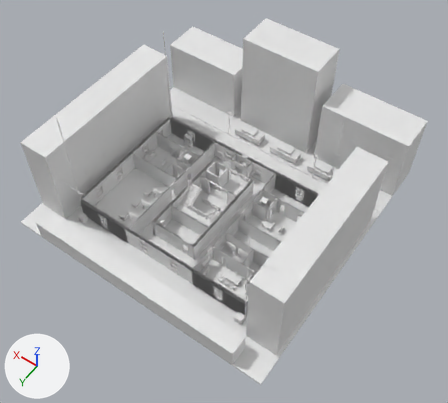
An edit to the glTF model game/assets/building/floor_01.gltf, drawn before and after from the same camera.
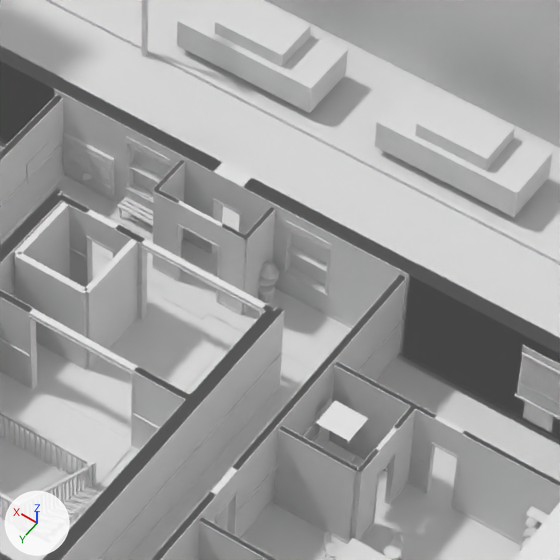
Each version appears first whole from a 50 mm camera at (-32.7, 41.1, 69.9) aimed at (-3.3, 0.0, 5.2), and next in a close-up on the part from 45% to 68% of the width and 31% to 56% of the height. The lights are fixed; the arrows at lower left show +X, +Y and +Z. The first two pictures are the older version. Materials are left out; every surface is plain grey. Objects named as collision shapes, trigger or cutter boxes, shadow casters or lower levels of detail are left out. Vertices at exactly the same position are counted once.

Names of what the first close-up shows: 'F01_floors_floor_oak', 'F01_furnish_ceramic', 'F01_furnish_fx_shadow', 'F01_furnish_linen', 'F01_furnish_plant', 'F01_furniture_asphalt-col', 'F01_furniture_common_brick-col', 'F01_furniture_concrete-col', 'F01_furniture_metal-col', 'F01_slabs-col', 'F01_trim', 'F01_wainscot', 'F01_walls-col', 'F01_walls_conc-col', 'F01_walls_fbrick-col', 'F01_wear_fx_traffic' and 23 more.
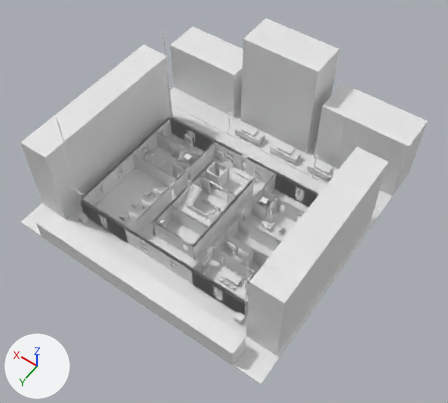
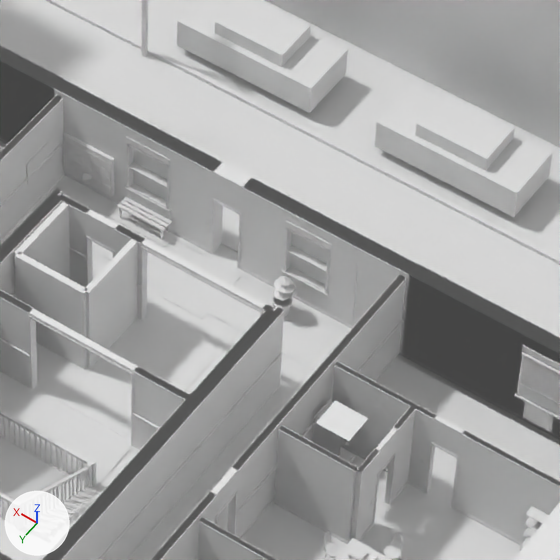
Not visible in the close-ups: 'F01_furnish_book_green', 'F01_furnish_book_navy'.

Patch to the scene script:
```diff
--- a/game/assets/building/floor_01.gltf.py
+++ b/game/assets/building/floor_01.gltf.py
@@ me_f01_furnish_ceramic @@
-me_f01_furnish_ceramic.from_pydata(...)  # 200 vertices, 384 faces; spans x -13.3..13.1, y -9.4..-1.0, z 0.0..0.5
+me_f01_furnish_ceramic.from_pydata(...)  # 859 vertices, 1664 faces; spans x -13.4..13.2, y -9.3..-0.9, z 0.0..0.9
+# me_f01_furnish_ceramic part 1: the loose piece of 50 vertices spanning x -1.8..-1.3, y -9.4..-8.9, z 0.0..0.5 is deleted
+# me_f01_furnish_ceramic part 2: 131 vertices added at x -2.5..-1.9, y -9.3..-8.7, z 0.0..0.5
+# other edits to the shape of me_f01_furnish_ceramic do not show in these pictures
@@ me_f01_furnish_fx_shadow @@
 me_f01_furnish_fx_shadow.from_pydata(...)  # 244 vertices, 122 faces; spans x -13.7..13.8, y -9.7..9.4, z 0.0
+# me_f01_furnish_fx_shadow part 3: the loose piece of 4 vertices spanning x -2.0..-1.1, y -9.6..-8.7, z 0.0 is moved by (-0.6, 0.1, 0.0)
@@ me_f01_furnish_glassish @@
-me_f01_furnish_glassish.from_pydata(...)  # 136 vertices, 244 faces; spans x -13.6..13.6, y -7.0..7.5, z 0.3..1.5
+me_f01_furnish_glassish.from_pydata(...)  # 406 vertices, 732 faces; spans x -13.6..13.6, y -7.0..7.5, z 0.1..1.9
+# me_f01_furnish_glassish part 4: a new loose piece, a box spanning x -6.37..-5.57, y -5.302..-5.288, z 0.12..1.86
+# other edits to the shape of me_f01_furnish_glassish do not show in these pictures
@@ me_f01_furnish_linen @@
-me_f01_furnish_linen.from_pydata(...)  # 106 vertices, 168 faces; spans x -13.6..13.1, y -8.6..8.0, z 0.1..1.9
+me_f01_furnish_linen.from_pydata(...)  # 288 vertices, 456 faces; spans x -13.2..13.1, y -8.6..-2.5, z 0.3..0.5
+# me_f01_furnish_linen part 5: 9 loose pieces with 90 vertices, spanning x -13.6..9.2, y -6.1..8.0, z 0.1..1.9, are deleted
+# other edits to the shape of me_f01_furnish_linen do not show in these pictures
@@ me_f01_furnish_plant @@
-me_f01_furnish_plant.from_pydata(...)  # 368 vertices, 672 faces; spans x -13.4..13.2, y -9.5..-0.9, z 0.3..1.4
+me_f01_furnish_plant.from_pydata(...)  # 368 vertices, 672 faces; spans x -13.4..13.2, y -9.3..-0.9, z 0.3..1.4
+# me_f01_furnish_plant part 6: the loose piece of 26 vertices spanning x -1.9..-1.4, y -9.5..-8.8, z 0.7..1.0 is moved by (-0.6, 0.2, 0.0)
+# me_f01_furnish_plant part 7: the loose piece of 26 vertices spanning x -1.9..-1.3, y -9.4..-8.9, z 0.9..1.2 is moved by (-0.6, 0.2, 0.0)
+# me_f01_furnish_plant part 8: the loose piece of 26 vertices spanning x -1.8..-1.4, y -9.3..-9.0, z 1.1..1.4 is moved by (-0.6, 0.2, 0.0)
+# other edits to the shape of me_f01_furnish_plant do not show in these pictures
@@ me_f01_trim @@
-me_f01_trim.from_pydata(...)  # 2072 vertices, 3480 faces; spans x -14.0..14.0, y -10.0..10.0, z 0.0..3.2
+me_f01_trim.from_pydata(...)  # 1988 vertices, 3348 faces; spans x -14.0..14.0, y -10.0..10.0, z 0.0..3.2
+# me_f01_trim part 9: 9 loose pieces with 84 vertices, spanning x -1.5..1.5, y -9.6..-8.3, z 0.0..3.0, are deleted
@@ me_f01_walls_col @@
-me_f01_walls_col.from_pydata(...)  # 444 vertices, 768 faces; spans x -13.6..13.6, y -9.6..9.6, z 0.0..3.0
+me_f01_walls_col.from_pydata(...)  # 408 vertices, 708 faces; spans x -13.6..13.6, y -9.6..9.6, z 0.0..3.0
+# me_f01_walls_col part 10: the loose piece of 20 vertices spanning x -1.4..1.4, y -8.4..-8.3, z 0.0..3.0 is deleted
+# me_f01_walls_col part 11: the loose piece of 8 vertices spanning x -1.5..-1.3, y -9.6..-8.4, z 0.0..3.0 is deleted
+# me_f01_walls_col part 12: the loose piece of 8 vertices spanning x 1.3..1.5, y -9.6..-8.4, z 0.0..3.0 is deleted
@@ ob_f01_furnish_book_ochre @@
+ob_f01_furnish_book_ochre = bpy.data.objects.new('F01_furnish_book_ochre', me_f01_furnish_book_ochre)  # 272 vertices, 408 faces; spans x -12.4..11.5, y -6.1..-1.2, z 0.1..1.7
+ob_f01_furnish_book_ochre.location = (0.0, 0.0, 0.0)
@@ ob_f01_furnish_book_navy @@
+ob_f01_furnish_book_navy = bpy.data.objects.new('F01_furnish_book_navy', me_f01_furnish_book_navy)  # 248 vertices, 372 faces; spans x -12.4..11.5, y -6.1..-1.2, z 0.1..1.7
+ob_f01_furnish_book_navy.location = (0.0, 0.0, 0.0)
@@ ob_f01_furnish_book_green @@
+ob_f01_furnish_book_green = bpy.data.objects.new('F01_furnish_book_green', me_f01_furnish_book_green)  # 240 vertices, 360 faces; spans x -12.3..11.5, y -6.1..-1.2, z 0.1..1.7
+ob_f01_furnish_book_green.location = (0.0, 0.0, 0.0)
```

Pixel boxes (x1, y1, x2, y2) of what changed, in the close-ups (560 x 560 px; the box of a moved part takes in the faces that stretch with it):
'F01_furnish_plant', reshaped: before (258, 262, 280, 287); after (273, 276, 296, 301)
'F01_furnish_glassish', reshaped (not visible before): after (313, 398, 341, 456)
'F01_furnish_ceramic', reshaped: before (258, 284, 275, 302); after (271, 295, 293, 319)
'F01_furnish_book_ochre', added (mostly hidden): after (367, 553, 378, 560)
part 1 of me_f01_furnish_ceramic, deleted: before (258, 284, 275, 302)
part 2 of me_f01_furnish_ceramic, added: after (271, 295, 293, 319)
part 3 of me_f01_furnish_fx_shadow, moved or reshaped: before (264, 288, 278, 307); after (269, 301, 294, 321)
part 4 of me_f01_furnish_glassish, added: after (313, 419, 341, 456)
part 5 of me_f01_furnish_linen, deleted: before (318, 399, 332, 448)
part 6 of me_f01_furnish_plant, moved or reshaped: before (258, 276, 279, 287); after (274, 289, 295, 301)
part 7 of me_f01_furnish_plant, moved or reshaped: before (259, 268, 280, 280); after (273, 279, 296, 294)
part 8 of me_f01_furnish_plant, moved or reshaped: before (262, 262, 276, 272); after (278, 276, 292, 286)
part 9 of me_f01_trim, deleted: before (152, 160, 276, 315)
part 10 of me_f01_walls_col, deleted: before (153, 189, 246, 313)
part 11 of me_f01_walls_col, deleted: before (243, 207, 275, 314)
part 12 of me_f01_walls_col, deleted: before (153, 160, 185, 240)
